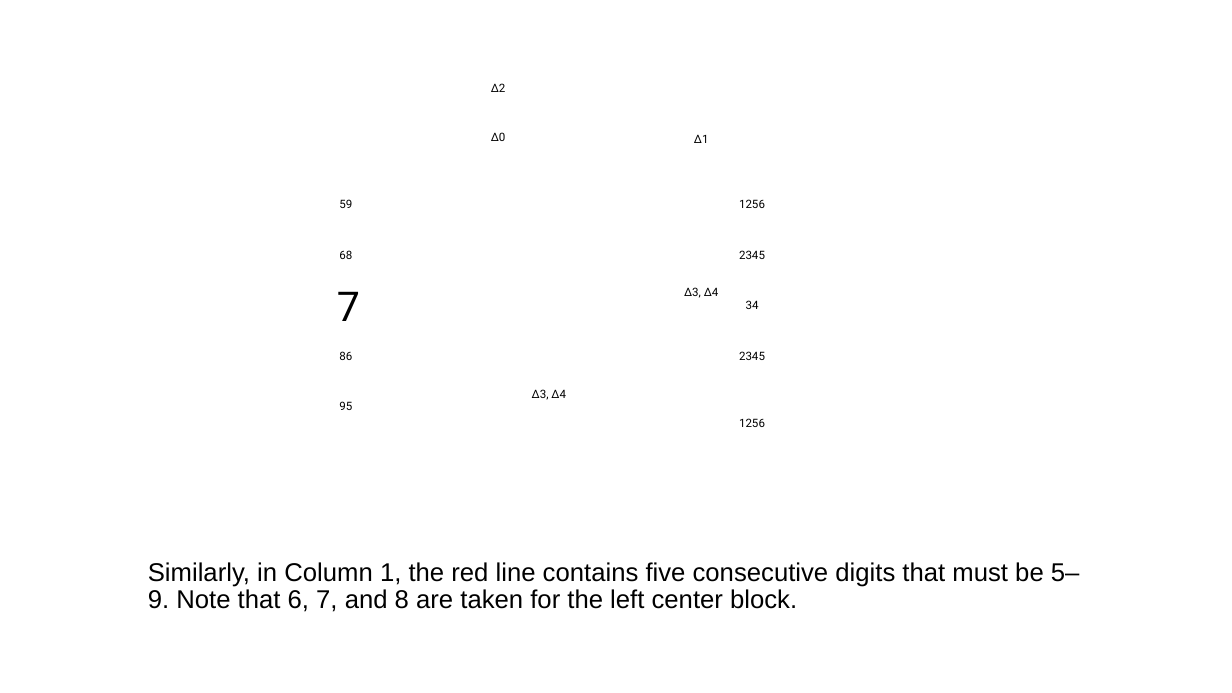
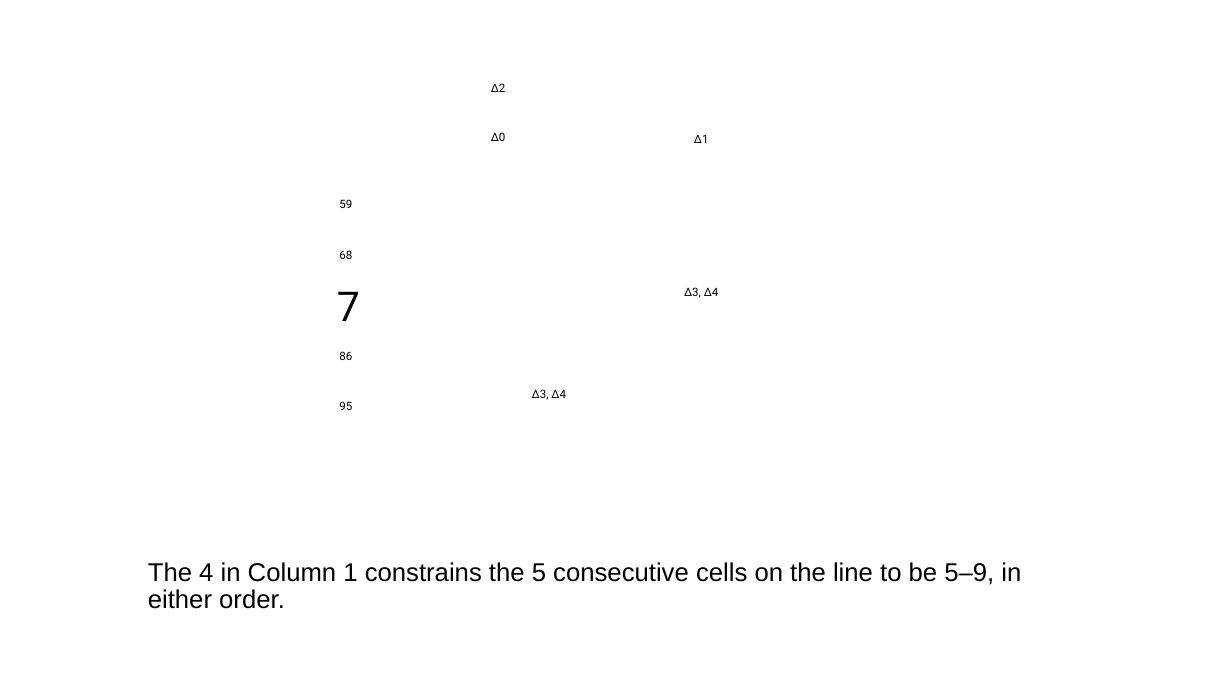
Before and after one commit to jhardis/WSJ_Number_Puzzles, a slide deck: slide 5 of 20260627_2.pptx (slide 6 before the commit). Drawn at 1232x693 pixels with LibreOffice and Linux fonts; fonts in the diff are those of the drawing; background and template pictures are left out. Boxes give left, top, right and bottom in pixels: in the first picture for what was removed or moved away, otherwise in the second. Text is boxed around its words. In the diff, an @@ line names an element or a change of style, - is before the commit and + after.

```diff
--- a/20260627_2.pptx
+++ b/20260627_2.pptx
@@ text removed at [739,199,765,208] @@
-1256
@@ text removed at [739,250,765,259] @@
-2345
@@ text removed at [746,300,759,309] @@
-34
@@ text removed at [739,351,765,360] @@
-2345
@@ text removed at [739,418,765,427] @@
-1256
@@ text at [148,562,1021,609]: text changed @@
-Similarly, in Column 1, the red line contains five consecutive digits that must be 5–9. Note that 6, 7, and 8 are taken for the left center block.
+The 4 in Column 1 constrains the 5 consecutive cells on the line to be 5–9, in either order.
```
Also in this commit, not shown: 18 other slides changed, 7 slides added, 7 slides removed.
